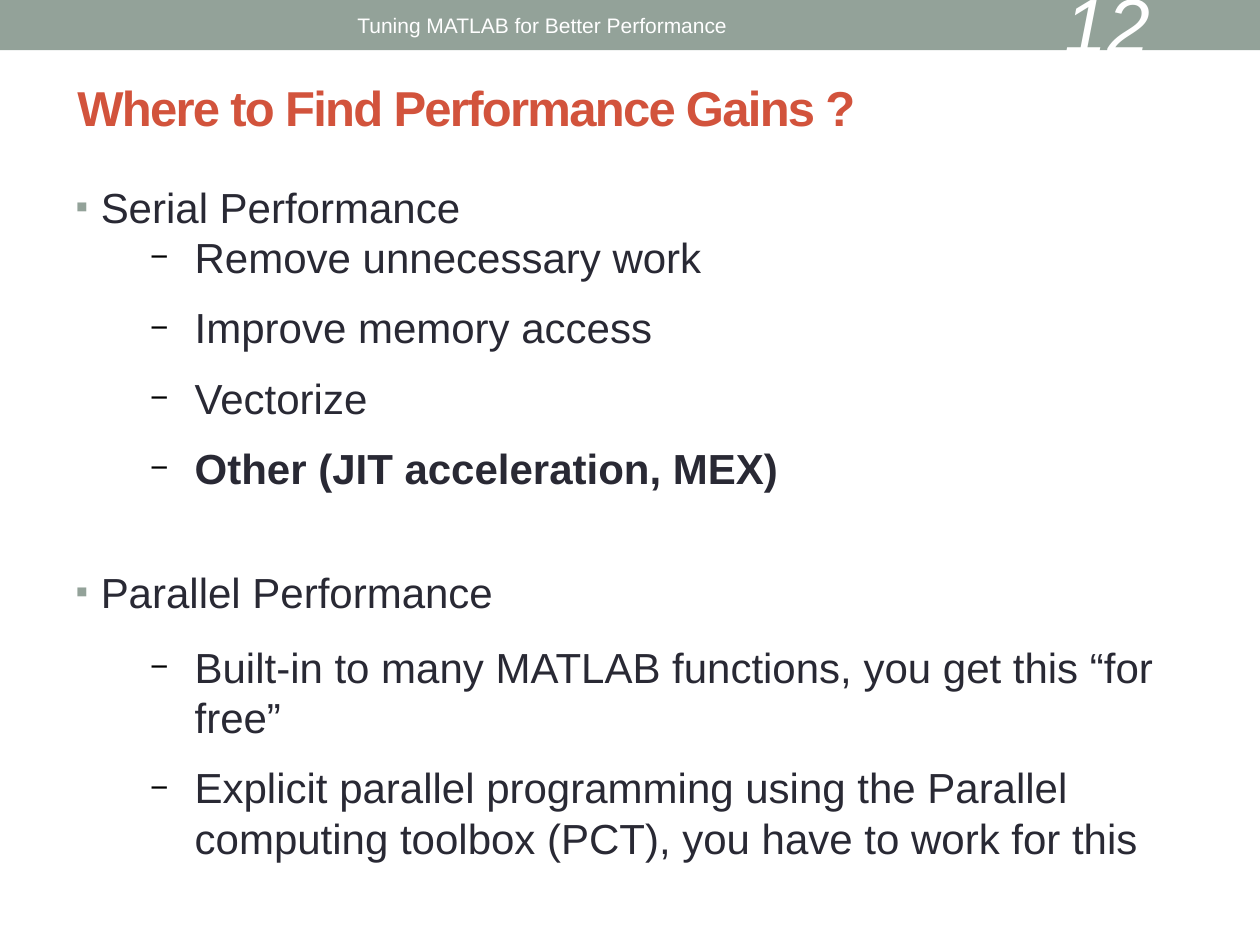
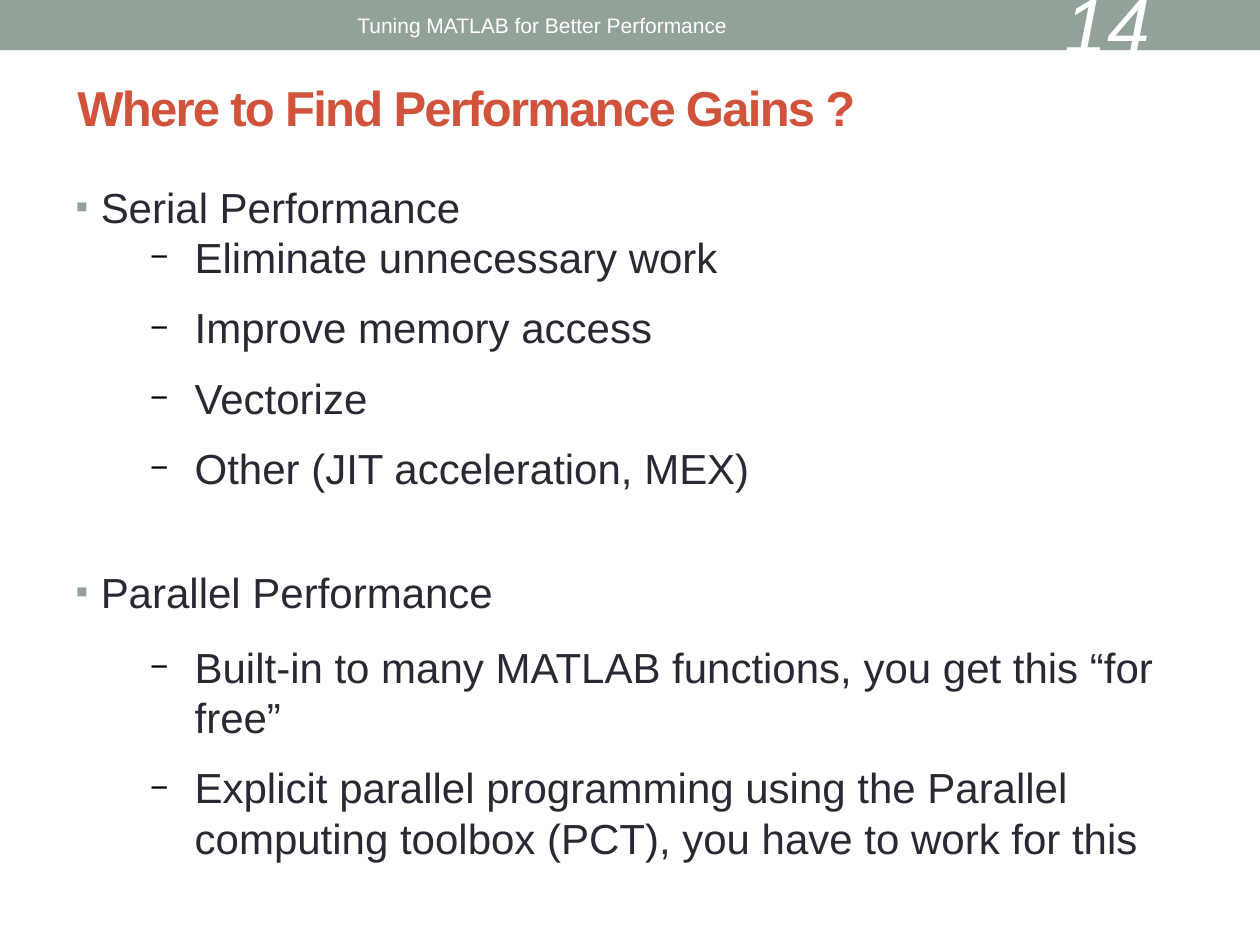
Before and after one commit to keithfma/bu_tutorial_matlab_performance, a slide deck: slide 14 of slides.odp (slide 12 before the commit). Drawn at 1260x945 pixels with LibreOffice and Linux fonts; fonts in the diff are those of the drawing. Boxes give left, top, right and bottom in pixels: in the first picture for what was removed or moved away, otherwise in the second. Text is boxed around its words. In the diff, an @@ line names an element or a change of style, - is before the commit and + after.

```diff
--- a/slides.odp
+++ b/slides.odp
@@ page number at (1064,0,1150,68): text changed @@
-12
+14
@@ text at (195,242,718,282): text changed @@
-  − Remove unnecessary work
+  − Eliminate unnecessary work
@@ text at (195,453,749,492): bold off in "Other (JIT acceleration, MEX)" @@
```
Also in this commit, not shown: 9 other slides changed, 3 slides added.
